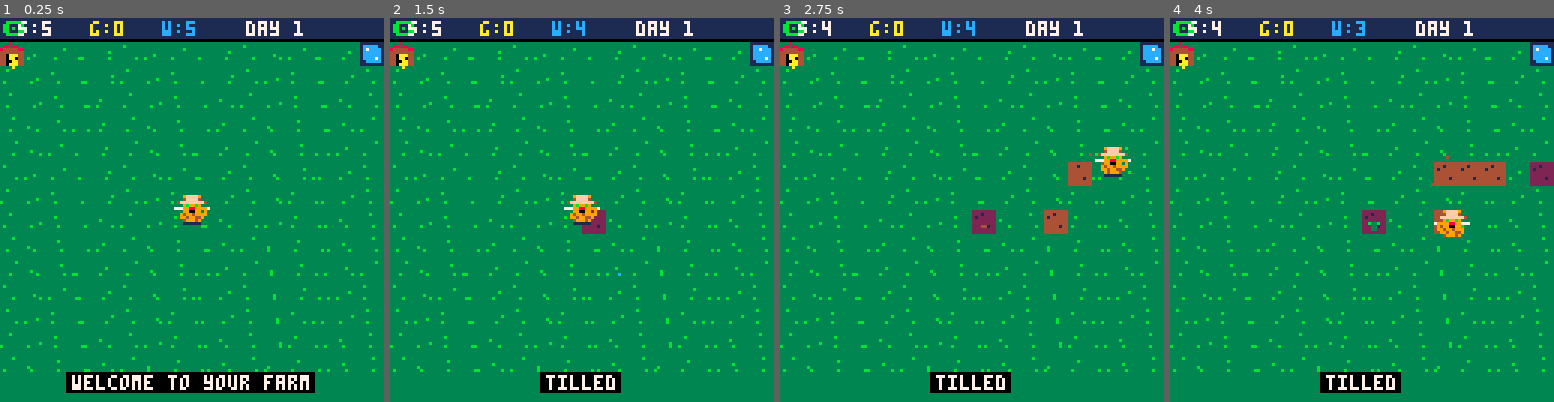
Above: before the commit, frames 1-4 (left to right).
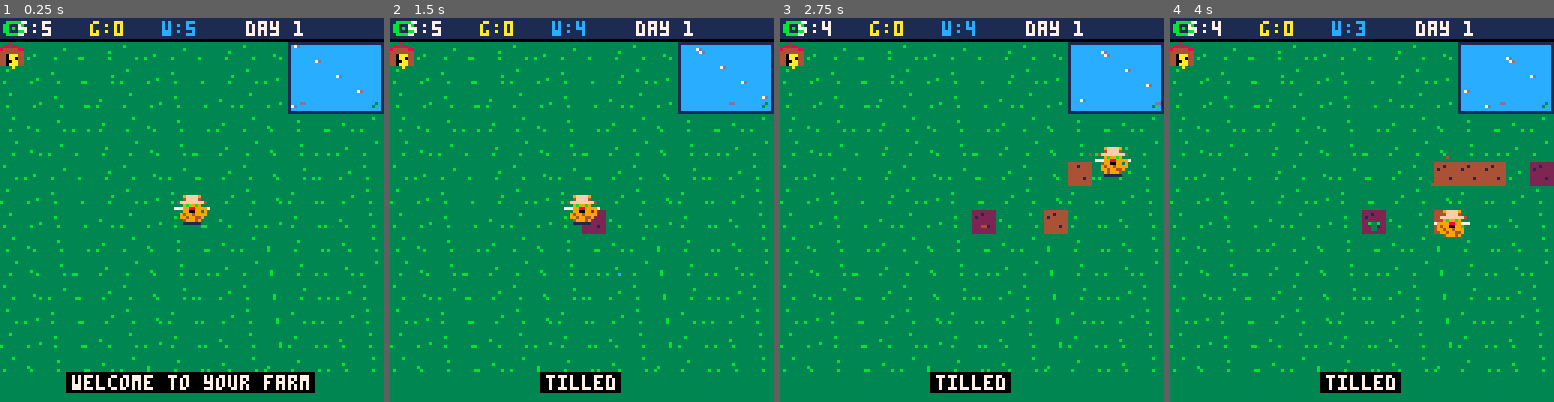
Above: after the commit, the same moments.

Repository: RubenTipparach/tic-labs
Game: PICO-8 cartridge games/pico8-cat-farmer/cart.p8
Same seed, same stepped clock (60 frames per second), same inputs: the game is played once before the commit and once after it.
Inputs:
- Up to frame 1 (0.25 s): no input
- Up to frame 2 (1.5 s): tap X (X key) at 0.33, 1.07 s; tap O (Z key) at 0.7 s
- Up to frame 3 (2.75 s): hold Right 1.6-2.1 s; tap O (Z key) at 1.7, 2.1, 2.5 s; tap X (X key) at 1.85 s; hold Up 2.15-2.42 s; hold Right from 2.47 s (still down)
- Up to frame 4 (4 s): tap O (Z key) at 2.9, 3.3, 3.7 s; tap X (X key) at 2.97 s; release Right at 3.03 s; hold Left 3.08-3.58 s; hold Down 3.63-3.97 s

The runs differ from the first frame. In frame 1, 4.4% of the frame differs, in the area x 75-100%, y 6-25%; in frame 2, 4.4%; in frame 3, 4.4%; in frame 4, 4.4%.

Commit message:
expand the pond and add a fishing minigame
Pond is now a 4x3 tile area in the top right with animated ripples,
a tiny lily pad, and a darting fish silhouette. Anywhere on the
pond, X still refills the watering can.

Z on a pond tile casts a fishing line: a white line runs from the
cat to a randomly placed bobber. After 1 to 3 seconds an exclamation
mark blinks above the bobber for a 0.75 second window. Pressing Z
during that window catches a fish for 3 to 7 gold; missing it ends
with "fish got away".

Updated the meta.json controls and the intro hint to mention fishing.

https://claude.ai/code/session_01NQVs25MQJPDWa3Lsk4afA4

Diff:
--- a/games/pico8-cat-farmer/cart.p8
+++ b/games/pico8-cat-farmer/cart.p8
@@ -32,9 +32,21 @@
  msgt=180
  bx=0
  by=0
- pond_x=cols-1
+ pond_x=cols-4
  pond_y=0
+ pond_w=4
+ pond_h=3
+ fishing=false
+ fish_state=0
+ fish_timer=0
+ bobber_x=0
+ bobber_y=0
  parts={}
+end
+
+function in_pond(tx,ty)
+ return tx>=pond_x and tx<pond_x+pond_w
+        and ty>=pond_y and ty<pond_y+pond_h
 end
 
 function _update60()
@@ -83,6 +95,21 @@
   if q.life<=0 then deli(parts,i) end
  end
 
+ if fishing then
+  fish_timer-=1
+  if fish_timer<=0 then
+   if fish_state==1 then
+    fish_state=2
+    fish_timer=45
+    sfx(2)
+   else
+    fishing=false
+    fish_state=0
+    say("fish got away")
+   end
+  end
+ end
+
  if msgt>0 then msgt-=1 end
 end
 
@@ -103,6 +130,17 @@
 end
 
 function act_z()
+ if fishing and fish_state==2 then
+  fishing=false
+  fish_state=0
+  local g=3+flr(rnd(5))
+  gold+=g
+  sfx(3)
+  spawn_parts(bobber_x,bobber_y,12,8)
+  spawn_parts(bobber_x,bobber_y,9,4)
+  say("caught a fish +"..g.."g")
+  return
+ end
  local tx,ty=tile_at()
  if tx<0 or tx>=cols or ty<0 or ty>=rows then return end
  if tx==bx and ty==by then
@@ -116,8 +154,16 @@
   end
   return
  end
- if tx==pond_x and ty==pond_y then
-  say("press x to fill can")
+ if in_pond(tx,ty) then
+  if not fishing then
+   fishing=true
+   fish_state=1
+   fish_timer=60+flr(rnd(120))
+   bobber_x=gx+pond_x*cell+4+flr(rnd(pond_w*cell-8))
+   bobber_y=gy+pond_y*cell+4+flr(rnd(pond_h*cell-8))
+   sfx(2)
+   say("casting line...")
+  end
   return
  end
  local p=plots[tx][ty]
@@ -148,7 +194,7 @@
 function act_x()
  local tx,ty=tile_at()
  if tx<0 or tx>=cols or ty<0 or ty>=rows then return end
- if tx==pond_x and ty==pond_y then
+ if in_pond(tx,ty) then
   if water<water_max then
    water=water_max
    sfx(4)
@@ -236,16 +282,39 @@
 
  local ppx=gx+pond_x*cell
  local ppy=gy+pond_y*cell
- rectfill(ppx,ppy,ppx+cell-1,ppy+cell-1,1)
- rectfill(ppx+1,ppy+1,ppx+cell-2,ppy+cell-2,12)
- local rt=daytime\20
- pset(ppx+2+rt%3,ppy+2,7)
- pset(ppx+5-rt%2,ppy+5,7)
- pset(ppx+1,ppy+6,1)
- pset(ppx+6,ppy+1,1)
+ local pw=pond_w*cell
+ local ph=pond_h*cell
+ rectfill(ppx,ppy,ppx+pw-1,ppy+ph-1,1)
+ rectfill(ppx+1,ppy+1,ppx+pw-2,ppy+ph-2,12)
+ local rt=daytime\15
+ for i=0,4 do
+  local rx=ppx+1+(i*7+rt)%(pw-3)
+  local ry=ppy+1+(i*5+rt\3)%(ph-3)
+  pset(rx,ry,7)
+  pset(rx+1,ry,13)
+ end
+ pset(ppx+pw-4,ppy+ph-3,3)
+ pset(ppx+pw-3,ppy+ph-3,11)
+ pset(ppx+pw-3,ppy+ph-4,3)
+ local fx=ppx+2+(daytime\6)%(pw-4)
+ local fy=ppy+ph-4
+ pset(fx,fy,13)
+ pset(fx+1,fy,13)
 
  for q in all(parts) do
   pset(q.x,q.y,q.c)
+ end
+
+ if fishing then
+  local cx=cat.x+4
+  local cy=cat.y+3
+  line(cx,cy,bobber_x,bobber_y,7)
+  circfill(bobber_x,bobber_y,1,8)
+  pset(bobber_x,bobber_y-1,7)
+  if fish_state==2 then
+   local bob=(daytime\4)%2
+   print("!",bobber_x-1,bobber_y-8-bob,8)
+  end
  end
 
  draw_cat(cat.x,cat.y,cat.f,cat.walk)
@@ -263,8 +332,8 @@
   local w=#m*4
   rectfill(64-w/2-2,118,64+w/2,124,0)
   print(m,64-w/2,119,7)
- elseif day==1 and daytime<420 then
-  print("z:till/plant/harvest x:water",2,118,6)
+ elseif day==1 and daytime<480 then
+  print("z:work/fish  x:water/fill",4,118,6)
  end
 end
 
